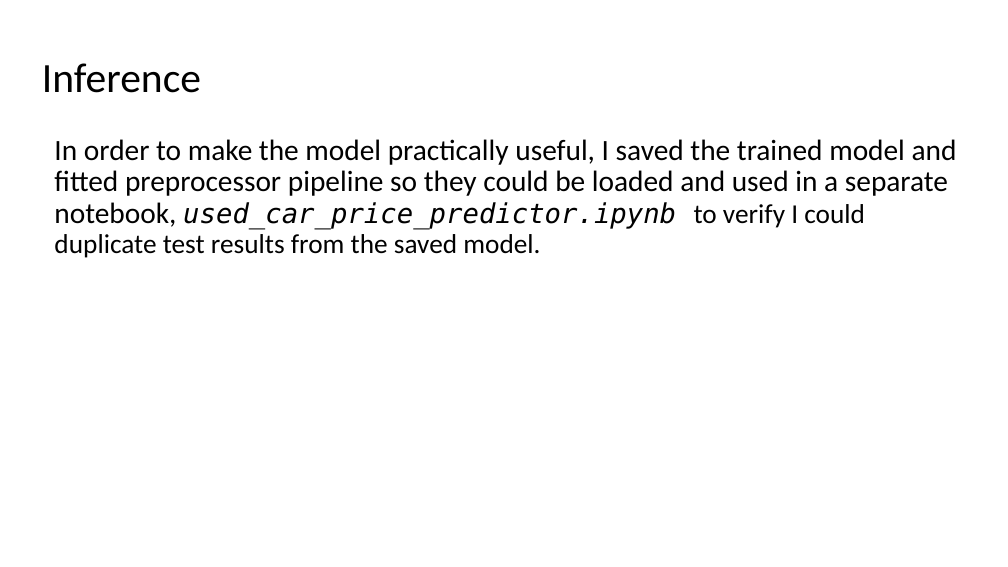
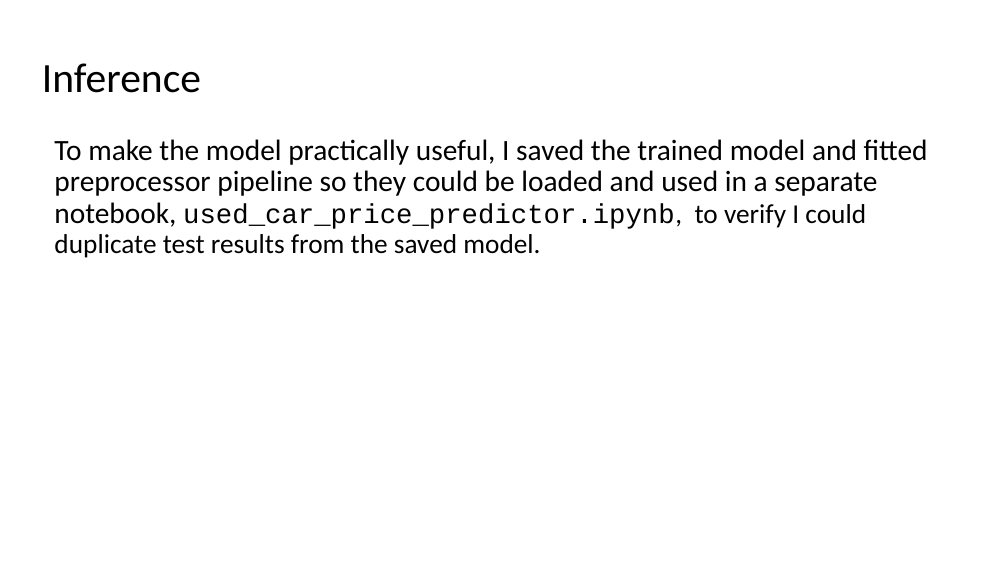
Before and after one commit to ranton256/used_car_sale_price_analysis, a slide deck: slide 26 of DSCI521_rna63_final_project_pres.pptx. Drawn at 1008x567 pixels with LibreOffice and Linux fonts; fonts in the diff are those of the drawing; background and template pictures are left out. Boxes give left, top, right and bottom in pixels: in the first picture for what was removed or moved away, otherwise in the second. Text is boxed around its words. In the diff, an @@ line names an element or a change of style, - is before the commit and + after.

```diff
--- a/DSCI521_rna63_final_project_pres.pptx
+++ b/DSCI521_rna63_final_project_pres.pptx
@@ text at box(54, 139, 928, 258): text changed @@
-In order to make the model practically useful, I saved the trained model and fitted preprocessor pipeline so they could be loaded and used in a separate notebook, used_car_price_predictor.ipynb to verify I could duplicate test results from the saved model.
+To make the model practically useful, I saved the trained model and fitted preprocessor pipeline so they could be loaded and used in a separate notebook, used_car_price_predictor.ipynb, to verify I could duplicate test results from the saved model.
```
Also in this commit, not shown: 6 other slides changed, 4 other files.
